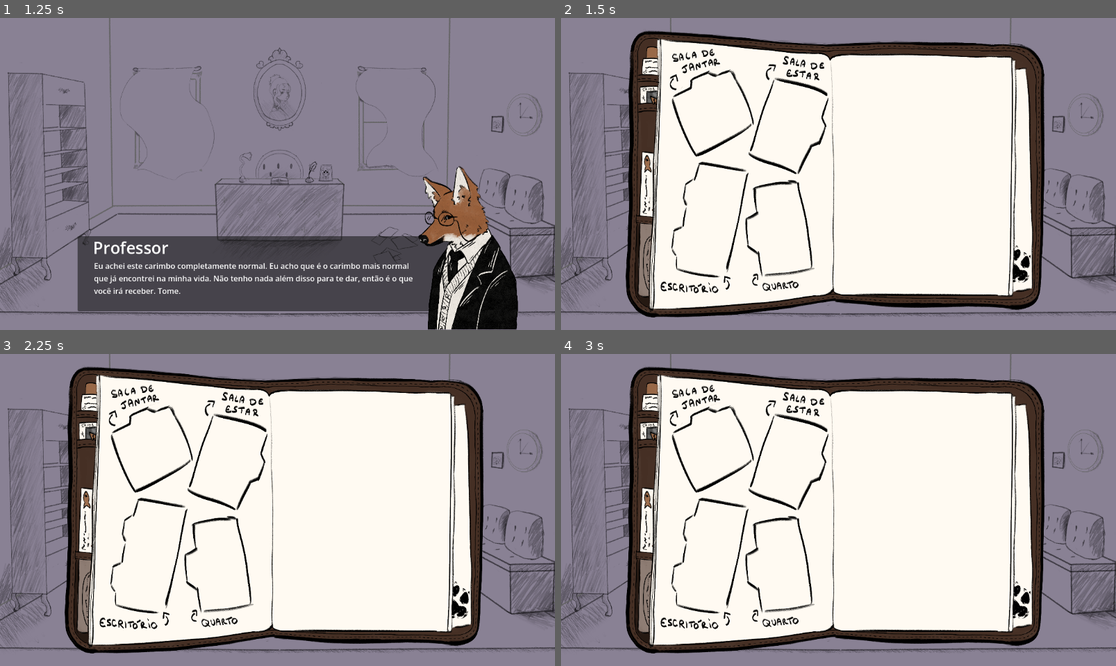
Above: before the commit, frames 1-4 (two rows, left to right).
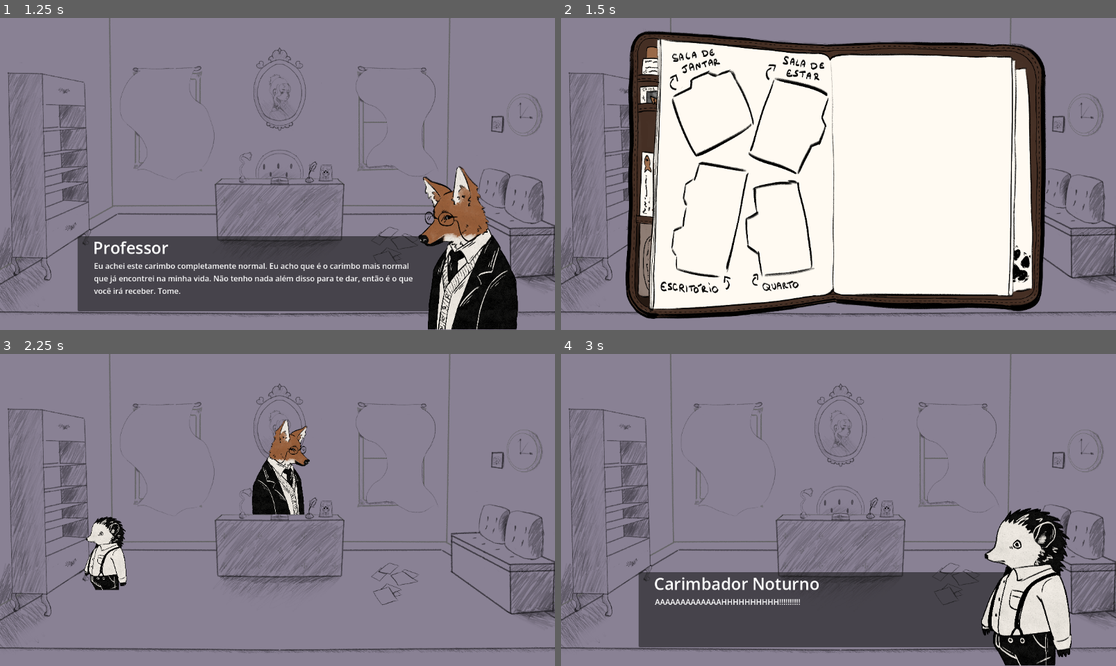
Above: after the commit, the same moments.

Repository: IppoSteps/felpojam-carimbo
Game: Godot game, scene res://Cenas/comodos/escritorio.tscn
Two runs of this game, one before a commit and one after it. Both use one fixed random seed, a clock stepped at 60 frames per second and the inputs below. This scene is started directly instead of the project's main scene.
Inputs (mouse positions are in pixels of both pictures, inside the frame that each line leads up to):
- Up to frame 1 (1.25 s): click (283, 130) at 0.5 s
- Up to frame 2 (1.5 s): tap Enter at 1.25 s; move the mouse to (960, 158) at 1.27 s; tap M (abre_mapa) at 1.35 s; click (960, 158) at 1.42 s
- Up to frame 3 (2.25 s): click (138, 566) at 2 s
- Up to frame 4 (3 s): click (666, 550) at 2.77 s

Frame 1 is identical in both runs. In frame 2, 0.9% of the frame differs, in the area x 11-88%, y 4-97%; in frame 3, 63%; in frame 4, 66%, in the area x 11-93%, y 4-100%.

Commit message:
feat: Sistema carimbo global

Diff:
--- a/Cenas/Menu Inicial.tscn
+++ b/Cenas/Menu Inicial.tscn
@@ -17,10 +17,10 @@
 anchors_preset = 2
 anchor_top = 1.0
 anchor_bottom = 1.0
-offset_left = 69.99
-offset_top = -186.405
-offset_right = 163.99008
-offset_bottom = -50.40381
+offset_left = 70.0
+offset_top = -163.0
+offset_right = 164.00009
+offset_bottom = -26.99878
 grow_vertical = 0
 
 [node name="BotaoIniciar" type="Button" parent="VBoxContainer" unique_id=1396761849]
@@ -30,10 +30,6 @@
 [node name="BotaoCreditos" type="Button" parent="VBoxContainer" unique_id=1604184418]
 layout_mode = 2
 text = "Créditos"
-
-[node name="BotaoConfig" type="Button" parent="VBoxContainer" unique_id=1035138541]
-layout_mode = 2
-text = "Opções"
 
 [node name="BotaoSair" type="Button" parent="VBoxContainer" unique_id=1331413752]
 layout_mode = 2
@@ -45,5 +41,4 @@
 
 [connection signal="pressed" from="VBoxContainer/BotaoIniciar" to="." method="_on_botao_iniciar_pressed"]
 [connection signal="pressed" from="VBoxContainer/BotaoCreditos" to="." method="_on_botao_creditos_pressed"]
-[connection signal="pressed" from="VBoxContainer/BotaoConfig" to="." method="_on_botao_config_pressed"]
 [connection signal="pressed" from="VBoxContainer/BotaoSair" to="." method="_on_botao_sair_pressed"]
--- a/Cenas/comodos/escritorio.tscn
+++ b/Cenas/comodos/escritorio.tscn
@@ -30,18 +30,18 @@
 
 [node name="sis_carimbos" parent="Control" unique_id=232167546 instance=ExtResource("3_de2pe")]
 layout_mode = 1
-offset_right = 1114.0
-offset_bottom = 608.0
+offset_right = 1117.0
+offset_bottom = 612.0
+
+[node name="Dialogo" parent="Control" unique_id=1920572738 instance=ExtResource("2_fqgwy")]
+layout_mode = 1
+offset_right = 1119.0
+offset_bottom = 610.0
 
 [node name="SisMapa" parent="Control" unique_id=257959995 instance=ExtResource("4_cepwc")]
 layout_mode = 1
 offset_right = 1118.0
 offset_bottom = 606.0
-
-[node name="Dialogo" parent="Control" unique_id=1920572738 instance=ExtResource("2_fqgwy")]
-layout_mode = 1
-offset_right = 1119.0
-offset_bottom = 610.0
 
 [node name="Professor" type="TextureButton" parent="." unique_id=991273655 groups=["botoes"]]
 offset_left = 513.0
--- a/Cenas/config.tscn
+++ /dev/null
@@ -1,89 +0,0 @@
-[gd_scene format=3 uid="uid://b3lpkplrxaqns"]
-
-[ext_resource type="Script" uid="uid://b5dvj3fx4npk3" path="res://Scripts/config.gd" id="1_syyjb"]
-
-[sub_resource type="LabelSettings" id="LabelSettings_7so8d"]
-font_size = 60
-
-[node name="Config" type="Control" unique_id=1930113594]
-layout_mode = 3
-anchors_preset = 15
-anchor_right = 1.0
-anchor_bottom = 1.0
-grow_horizontal = 2
-grow_vertical = 2
-script = ExtResource("1_syyjb")
-
-[node name="Menu" type="Button" parent="." unique_id=1482131164]
-layout_mode = 0
-offset_left = 32.0
-offset_top = 27.0
-offset_right = 71.0
-offset_bottom = 58.0
-text = "<"
-
-[node name="Config" type="Label" parent="." unique_id=785809296]
-layout_mode = 1
-anchors_preset = 5
-anchor_left = 0.5
-anchor_right = 0.5
-offset_left = -206.5
-offset_right = 206.5
-offset_bottom = 83.0
-grow_horizontal = 2
-text = "Configurações"
-label_settings = SubResource("LabelSettings_7so8d")
-
-[node name="VBoxContainer" type="VBoxContainer" parent="." unique_id=214462466]
-layout_mode = 1
-anchors_preset = 8
-anchor_left = 0.5
-anchor_top = 0.5
-anchor_right = 0.5
-anchor_bottom = 0.5
-offset_left = -192.5
-offset_top = -83.5
-offset_right = 192.5
-offset_bottom = 83.5
-grow_horizontal = 2
-grow_vertical = 2
-
-[node name="Volume" type="Label" parent="VBoxContainer" unique_id=770925260]
-layout_mode = 2
-text = "Volume Geral"
-
-[node name="Slider" type="HSlider" parent="VBoxContainer" unique_id=1135386740]
-layout_mode = 2
-value = 100.0
-
-[node name="Modo" type="Label" parent="VBoxContainer" unique_id=1477405531]
-layout_mode = 2
-text = "Resolução"
-
-[node name="ModoTela" type="OptionButton" parent="VBoxContainer" unique_id=1788150659]
-layout_mode = 2
-selected = 0
-item_count = 3
-popup/item_0/text = "Janela"
-popup/item_0/id = 0
-popup/item_1/text = "Janela sem Bordas"
-popup/item_1/id = 1
-popup/item_2/text = "Fullscreen"
-popup/item_2/id = 2
-
-[node name="Resolucao" type="Label" parent="VBoxContainer" unique_id=1456601802]
-layout_mode = 2
-text = "Resolução"
-
-[node name="ResolucoesSelection" type="OptionButton" parent="VBoxContainer" unique_id=767436455]
-layout_mode = 2
-selected = 2
-item_count = 3
-popup/item_0/text = "1280 x 720"
-popup/item_0/id = 0
-popup/item_1/text = "1366 x 768"
-popup/item_1/id = 1
-popup/item_2/text = "1920 x 1080"
-popup/item_2/id = 2
-
-[connection signal="pressed" from="Menu" to="." method="_on_menu_pressed"]
--- a/Cenas/creditos.tscn
+++ b/Cenas/creditos.tscn
@@ -55,17 +55,17 @@
 layout_mode = 2
 text = "Steps - Programador / Game Designer"
 underline = 2
-uri = "https://letterboxd.com/marditoPassos/"
+uri = "https://github.com/IppoSteps"
 
 [node name="Coudi" type="LinkButton" parent="VBoxContainer" unique_id=2087051791]
 layout_mode = 2
-text = "Coudicino - Musicista / Sonoplasta"
+text = "Coudicino - Musicista / Sonoplasta/ Roteirista"
 underline = 2
 uri = "https://soundcloud.com/user-827713480"
 
 [node name="Dante" type="LinkButton" parent="VBoxContainer" unique_id=698044623]
 layout_mode = 2
-text = "Dante - Artista"
+text = "Dante (woofdi) - Diretor de arte / Artista"
 underline = 2
 uri = "https://woof-di.carrd.co/"
 
@@ -73,6 +73,5 @@
 layout_mode = 2
 text = "Sra. Raposa - Artista"
 underline = 2
-uri = "https://letterboxd.com/marditoPassos/"
 
 [connection signal="pressed" from="Menu" to="." method="_on_menu_pressed"]
--- a/Cenas/sis_carimbos.tscn
+++ b/Cenas/sis_carimbos.tscn
@@ -3,7 +3,19 @@
 [ext_resource type="Script" uid="uid://d8wrwidygw5b" path="res://Scripts/sis_carimbos.gd" id="1_dqpuo"]
 [ext_resource type="Texture2D" uid="uid://bomqui2b0wyih" path="res://Imagens/caderno/Caderno base.png" id="2_gg4wj"]
 
-[node name="sis_carimbos" type="Control" unique_id=232167546 node_paths=PackedStringArray("caderno", "carimbo_1", "carimbo_2", "carimbo_3", "carimbo_4")]
+[sub_resource type="LabelSettings" id="LabelSettings_gg4wj"]
+font_color = Color(0, 0, 0, 1)
+
+[sub_resource type="LabelSettings" id="LabelSettings_dqpuo"]
+font_color = Color(0, 0, 0, 1)
+
+[sub_resource type="LabelSettings" id="LabelSettings_vbgcf"]
+font_color = Color(0, 0, 0, 1)
+
+[sub_resource type="LabelSettings" id="LabelSettings_o1a3f"]
+font_color = Color(0, 0, 0, 1)
+
+[node name="sis_carimbos" type="Control" unique_id=232167546 node_paths=PackedStringArray("caderno")]
 layout_mode = 3
 anchors_preset = 15
 anchor_right = 1.0
@@ -12,10 +24,6 @@
 grow_vertical = 2
 script = ExtResource("1_dqpuo")
 caderno = NodePath("Caderno")
-carimbo_1 = NodePath("Caderno/Carimbo1")
-carimbo_2 = NodePath("Caderno/Carimbo2")
-carimbo_3 = NodePath("Caderno/Carimbo3")
-carimbo_4 = NodePath("Caderno/Carimbo4")
 
 [node name="Caderno" type="TextureRect" parent="." unique_id=836063119]
 visible = false
@@ -38,6 +46,17 @@
 offset_bottom = 209.0
 expand_mode = 1
 
+[node name="Texto1" type="Label" parent="Caderno" unique_id=2104257325 groups=["texto_slots"]]
+visible = false
+layout_mode = 0
+offset_left = 680.0
+offset_top = 109.0
+offset_right = 920.0
+offset_bottom = 209.0
+label_settings = SubResource("LabelSettings_gg4wj")
+vertical_alignment = 1
+autowrap_mode = 2
+
 [node name="Carimbo2" type="TextureRect" parent="Caderno" unique_id=18694310 groups=["carimbo_slots"]]
 visible = false
 layout_mode = 0
@@ -46,6 +65,17 @@
 offset_right = 675.0
 offset_bottom = 335.0
 expand_mode = 1
+
+[node name="Texto2" type="Label" parent="Caderno" unique_id=1374642855 groups=["texto_slots"]]
+visible = false
+layout_mode = 0
+offset_left = 681.0
+offset_top = 235.0
+offset_right = 921.0
+offset_bottom = 335.0
+label_settings = SubResource("LabelSettings_dqpuo")
+vertical_alignment = 1
+autowrap_mode = 2
 
 [node name="Carimbo3" type="TextureRect" parent="Caderno" unique_id=500079703 groups=["carimbo_slots"]]
 visible = false
@@ -56,6 +86,17 @@
 offset_bottom = 419.0
 expand_mode = 1
 
+[node name="Texto3" type="Label" parent="Caderno" unique_id=1321727262 groups=["texto_slots"]]
+visible = false
+layout_mode = 0
+offset_left = 680.0
+offset_top = 319.0
+offset_right = 920.0
+offset_bottom = 419.0
+label_settings = SubResource("LabelSettings_vbgcf")
+vertical_alignment = 1
+autowrap_mode = 2
+
 [node name="Carimbo4" type="TextureRect" parent="Caderno" unique_id=718411931 groups=["carimbo_slots"]]
 visible = false
 layout_mode = 0
@@ -64,3 +105,14 @@
 offset_right = 682.0
 offset_bottom = 545.0
 expand_mode = 1
+
+[node name="Texto4" type="Label" parent="Caderno" unique_id=1114200741 groups=["texto_slots"]]
+visible = false
+layout_mode = 0
+offset_left = 680.0
+offset_top = 445.0
+offset_right = 920.0
+offset_bottom = 545.0
+label_settings = SubResource("LabelSettings_o1a3f")
+vertical_alignment = 1
+autowrap_mode = 2
--- a/Cenas/teste.tscn
+++ /dev/null
@@ -1,64 +0,0 @@
-[gd_scene format=3 uid="uid://7gjmy6d0qdqx"]
-
-[ext_resource type="Script" uid="uid://cf5t6me6xwx1h" path="res://Scripts/teste.gd" id="1_1nq6b"]
-[ext_resource type="Texture2D" uid="uid://y3k6sar6ttvy" path="res://Imagens/cenarios/Escritório.png" id="2_kib8y"]
-[ext_resource type="PackedScene" uid="uid://bbgw7tmu2cxgo" path="res://Cenas/dialogo.tscn" id="3_e44ki"]
-[ext_resource type="PackedScene" uid="uid://bndy3sr6of7pe" path="res://Cenas/sis_carimbos.tscn" id="4_10hxd"]
-[ext_resource type="PackedScene" uid="uid://brigm5hyw1tkh" path="res://Cenas/sis_mapa.tscn" id="5_1tv0m"]
-[ext_resource type="Texture2D" uid="uid://b20ucjg2jsgxg" path="res://Imagens/sprites/Mordomo_neutro.png" id="6_p7fut"]
-[ext_resource type="Texture2D" uid="uid://cun1k6wvfre33" path="res://Imagens/sprites/Vovó_feliz.png" id="7_bv2fq"]
-
-[node name="Teste" type="Node2D" unique_id=94817120 node_paths=PackedStringArray("dialogo", "carimbo", "mapa", "mordomo")]
-script = ExtResource("1_1nq6b")
-dialogo = NodePath("Control/Dialogo")
-carimbo = NodePath("Control/sis_carimbos")
-mapa = NodePath("Control/SisMapa")
-mordomo = NodePath("Mordomo")
-
-[node name="Escritório" type="TextureRect" parent="." unique_id=1201976217]
-offset_right = 1157.0
-offset_bottom = 1157.0
-texture = ExtResource("2_kib8y")
-expand_mode = 1
-stretch_mode = 4
-
-[node name="Control" type="Control" parent="." unique_id=2087517797]
-layout_mode = 3
-anchors_preset = 0
-offset_right = 40.0
-offset_bottom = 40.0
-
-[node name="Dialogo" parent="Control" unique_id=1920572738 instance=ExtResource("3_e44ki")]
-layout_mode = 1
-
-[node name="sis_carimbos" parent="Control" unique_id=232167546 instance=ExtResource("4_10hxd")]
-layout_mode = 1
-offset_right = 1114.0
-offset_bottom = 608.0
-
-[node name="SisMapa" parent="Control" unique_id=257959995 instance=ExtResource("5_1tv0m")]
-layout_mode = 1
-offset_right = 1118.0
-offset_bottom = 606.0
-
-[node name="Mordomo" type="TextureButton" parent="." unique_id=821866146 groups=["botoes"]]
-offset_left = 167.0
-offset_top = 231.0
-offset_right = 288.0
-offset_bottom = 454.45337
-texture_normal = ExtResource("6_p7fut")
-ignore_texture_size = true
-stretch_mode = 5
-flip_h = true
-
-[node name="Vovo" type="TextureButton" parent="." unique_id=1118583482 groups=["botoes"]]
-offset_left = 541.0
-offset_top = 220.0
-offset_right = 624.0
-offset_bottom = 332.16217
-texture_normal = ExtResource("7_bv2fq")
-ignore_texture_size = true
-stretch_mode = 5
-
-[connection signal="pressed" from="Mordomo" to="." method="_on_mordomo_pressed"]
-[connection signal="pressed" from="Vovo" to="." method="_on_vovo_pressed"]
--- a/Scripts/cena_1.gd
+++ /dev/null
@@ -1,39 +0,0 @@
-extends Node2D
-
-@export var dialogo: Control
-@export var carimbo: Control
-
-@export var pinguim: TextureButton
-@export var golfinho: TextureButton
-
-func _on_pinguim_pressed() -> void:
-	var personagem = "pinguim"
-	var botoes = get_tree().get_nodes_in_group("cena_1 botoes")
-
-	pinguim.visible = false
-	for b in botoes:
-		b.disabled = true
-	await dialogo.muda_display("res://Dialogos/teste.json", personagem)
-	golfinho.visible = false
-	await carimbo.define_carimbo(personagem)
-	for b in botoes:
-		b.disabled = false
-	pinguim.visible = true
-	golfinho.visible = true
-
-func _on_golfinho_pressed() -> void:
-	var personagem = "golfinho"
-	var botoes = get_tree().get_nodes_in_group("cena_1 botoes")
-
-	golfinho.visible = false
-	for b in botoes:
-		b.disabled = true
-	await dialogo.muda_display("res://Dialogos/teste.json", personagem)
-	await carimbo.define_carimbo(personagem)
-	for b in botoes:
-		b.disabled = false
-	golfinho.visible = true
-
-
-func _on_button_pressed() -> void:
-	get_tree().change_scene_to_file("res://Cenas/cena_2.tscn")
--- a/Scripts/cena_2.gd
+++ /dev/null
@@ -1,15 +0,0 @@
-extends Node2D
-
-@export var dialogo: Control
-@export var carimbo: Control
-
-@export var mano: TextureButton
-
-
-func _on_texture_button_pressed() -> void:
-	var personagem = "mano"
-
-	mano.visible = false
-	await dialogo.muda_display("res://Dialogos/teste.json", personagem)
-	await carimbo.define_carimbo(personagem)
-	mano.visible = true
--- a/Scripts/config.gd
+++ /dev/null
@@ -1,4 +0,0 @@
-extends Control
-
-func _on_menu_pressed() -> void:
-	get_tree().change_scene_to_file("res://Cenas/Menu Inicial.tscn")
--- a/Scripts/escritorio.gd
+++ b/Scripts/escritorio.gd
@@ -6,6 +6,9 @@
 @export var mapa: Control
 
 @export var professor: TextureButton
+
+func _ready():
+	carimbo.aplica_estado()
 
 var mapa_aberto = false
 
--- a/Scripts/sis_carimbos.gd
+++ b/Scripts/sis_carimbos.gd
@@ -3,10 +3,6 @@
 signal click(event)
 
 @export var caderno: TextureRect
-@export var carimbo_1: TextureRect
-@export var carimbo_2: TextureRect
-@export var carimbo_3: TextureRect
-@export var carimbo_4: TextureRect
 
 var carimbos_path := "res://Sistema/carimbos_personagens.json"
 var carimbos_json := {}
@@ -24,22 +20,50 @@
 	var resultado = JSON.parse_string(conteudo)
 	return resultado
 
+func texto_do_slot(slot):
+	var prefix = slot.name.trim_prefix("Carimbo")
+	return get_node("Caderno/Texto" + prefix)
+
 func define_carimbo(personagem):
-	var carimbo = carimbos_json[personagem]
+	var carimbo = Save.get_carimbo(personagem)
 	var carimbo_path = carimbo["path"]
 	var slots = get_tree().get_nodes_in_group("carimbo_slots")
 
 	caderno.visible = true
+
 	if carimbo["slot"] == "nenhum":
 		for slot in slots:
 			if slot.texture == null:
 				slot.texture = load(carimbo_path)
 				await get_tree().create_timer(0.5).timeout
 				slot.visible = true
-				carimbo["slot"] = slot.name
+
+				Save.set_slot(personagem, slot.name)
+
+				var texto = carimbo.get("texto", "")
+				var texto_slot = texto_do_slot(slot)
+				if texto != "":
+					texto_slot.text = texto
+					texto_slot.visible = true
 				break
 	else:
 		pass
 	await get_tree().create_timer(1).timeout
 	await click
 	caderno.visible = false
+
+
+func aplica_estado():
+	for personagem in Save.carimbos.keys():
+		var carimbo = Save.carimbos[personagem]
+		var slot_name = carimbo.get("slot", "nenhum")
+		if slot_name != "nenhum":
+			var slot = get_node("Caderno/" + slot_name)
+			slot.texture = load(carimbo["path"])
+			slot.visible = true
+
+			var texto = carimbo.get("texto", "")
+			var texto_slot = texto_do_slot(slot)
+			if texto != "":
+				texto_slot.text = texto
+				texto_slot.visible = true
--- a/Scripts/teste.gd
+++ /dev/null
@@ -1,49 +0,0 @@
-extends Node2D
-
-@export var dialogo: Control
-@export var carimbo: Control
-@export var mapa: Control
-
-@export var mordomo: TextureButton
-
-var mapa_aberto = false
-
-func _unhandled_input(event: InputEvent) -> void:
-	var botoes = get_tree().get_nodes_in_group("botoes")
-
-	if Input.is_action_just_pressed("abre_mapa") and not mapa_aberto:
-		mapa_aberto = true
-		for b in botoes:
-			b.visible = false
-		mapa.visible = true
-	if Input.is_action_just_pressed("esc") and mapa_aberto:
-		mapa_aberto = false
-		for b in botoes:
-			b.visible = true
-		mapa.visible = false
-
-func _on_mordomo_pressed() -> void:
-	var botoes = get_tree().get_nodes_in_group("botoes")
-	var personagem = "mordomo"
-
-	for b in botoes:
-		b.disabled = true
-		b.visible = false
-	await dialogo.muda_display("res://Dialogos/teste.json", personagem)
-	await carimbo.define_carimbo(personagem)
-	for b in botoes:
-		b.visible = true
-		b.disabled = false
-
-func _on_vovo_pressed() -> void:
-	var botoes = get_tree().get_nodes_in_group("botoes")
-	var personagem = "vovo"
-
-	for b in botoes:
-		b.disabled = true
-		b.visible = false
-	await dialogo.muda_display("res://Dialogos/teste.json", personagem)
-	await carimbo.define_carimbo(personagem)
-	for b in botoes:
-		b.visible = true
-		b.disabled = false
--- /dev/null
+++ b/Sistema/Save.gd
@@ -0,0 +1,20 @@
+extends Node
+
+var carimbos_path = "res://Sistema/carimbos_personagens.json"
+var carimbos = {}
+
+func _ready():
+	carimbos = extrai_json(carimbos_path)
+
+func extrai_json(file_path):
+	var json = FileAccess.open(file_path, FileAccess.READ)
+	var conteudo = json.get_as_text()
+	var resultado = JSON.parse_string(conteudo)
+	return resultado
+
+func set_slot(personagem, slot_name):
+	if carimbos.has(personagem):
+		carimbos[personagem]["slot"] = slot_name
+
+func get_carimbo(personagem):
+	return carimbos.get(personagem, {})
--- a/Sistema/carimbos_personagens.json
+++ b/Sistema/carimbos_personagens.json
@@ -1,34 +1,42 @@
 {
 	"carimbador" : {
 		"path" : "res://Imagens/carimbos/Carimbo_carimbador.png",
+		"texto" : "Ele é estranho... Mas me deu a CHAVE DO QUARTO",
 		"slot" :  "nenhum"
 	},
 	"ermoes" : {
 		"path" : "res://Imagens/carimbos/Carimbo_ermoes.png",
+		"texto" : "",
 		"slot" :  "nenhum"
 	},
 	"maquinista" : {
 		"path" : "res://Imagens/carimbos/Carimbo_maquinista.png",
+		"texto" : "",
 		"slot" : "nenhum"
 	},
 	"mordomo" : {
 		"path" : "res://Imagens/carimbos/Carimbo_mordomo.png",
+		"texto" : "",
 		"slot" : "nenhum"
 	},
 	"miau" : {
 		"path" : "res://Imagens/carimbos/Carimbo_pata.png",
+		"texto" : "",
 		"slot" : "nenhum"
 	},
 	"pirata" : {
 		"path" : "res://Imagens/carimbos/Carimbo_pirata.png",
+		"texto" : "",
 		"slot" : "nenhum"
 	},
 	"pombo" : {
 		"path" : "res://Imagens/carimbos/Carimbo_pombo.png",
+		"texto" : "",
 		"slot" : "nenhum"
 	},
 	"professor" : {
 		"path" : "res://Imagens/carimbos/Carimbo_professor.png",
+		"texto" : "Apenas um Carimbo Comum",
 		"slot" : "nenhum"
 	}
 }
--- a/project.godot
+++ b/project.godot
@@ -14,6 +14,10 @@
 run/main_scene="uid://cc7cgdienbn6n"
 config/features=PackedStringArray("4.6", "Forward Plus")
 config/icon="uid://dtigtq3ay25tw"
+
+[autoload]
+
+Save="*uid://dhkk4q1g5o08m"
 
 [input]
 
Binary file added: Imagens/fundos/Cena_inicial_gato_e_sapo.png
Not shown, added: Imagens/fundos/Cena_inicial_gato_e_sapo.png.import
Not shown, removed: Scripts/cena_1.gd.uid
Not shown, removed: Scripts/cena_2.gd.uid
Not shown, removed: Scripts/config.gd.uid
Not shown, removed: Scripts/teste.gd.uid
Not shown, added: Sistema/Save.gd.uid
